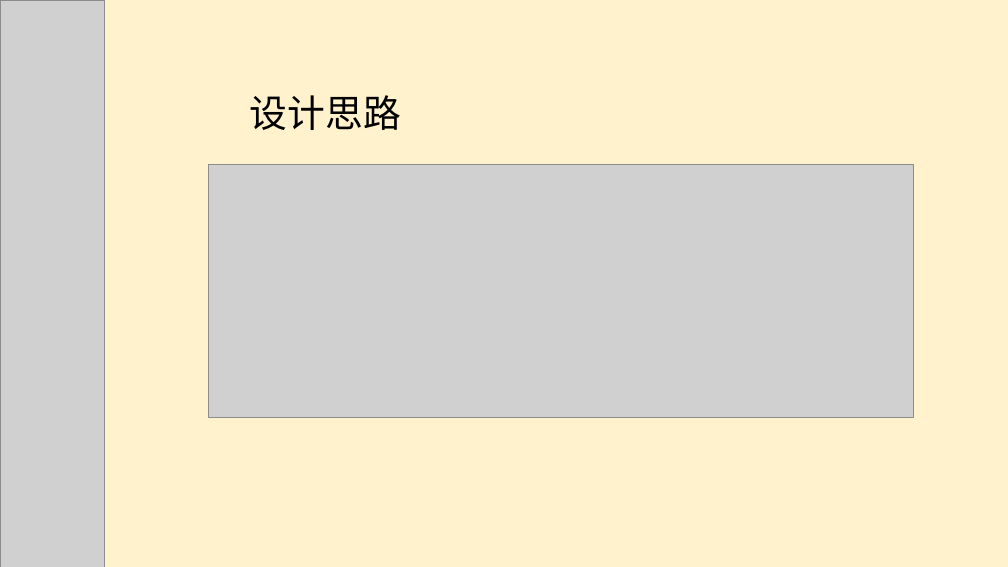
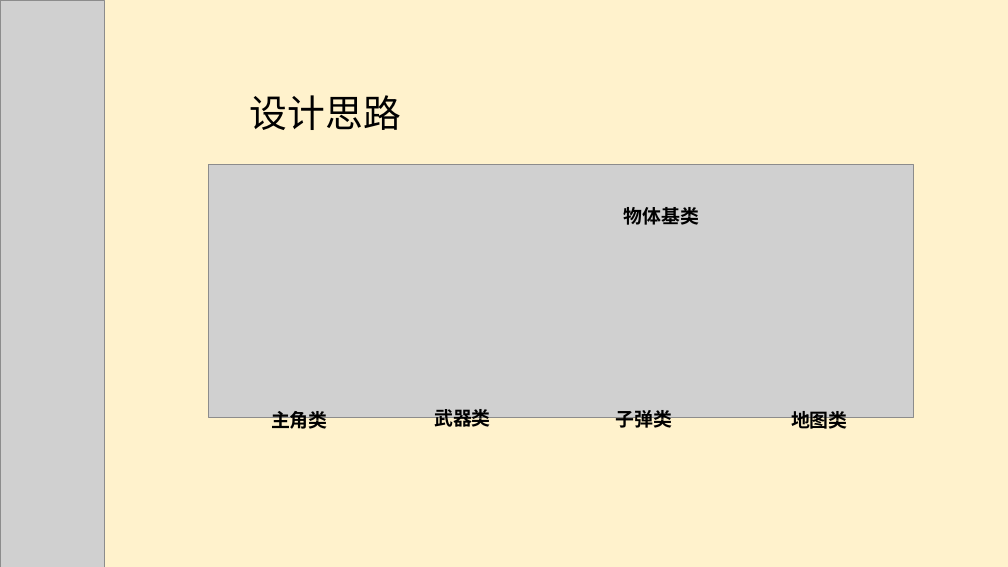
Before and after one commit to CatherineIsNotHere/MyStudyProject, a slide deck: slide 3 of huiZhongLesson/答辩文件/天津软件1班_2D游戏_柴彧_百战天虫/百战天虫.pptx. Drawn at 1008x567 pixels with LibreOffice and Linux fonts; fonts in the diff are those of the drawing; grey boxes stand for pictures. Boxes give left, top, right and bottom in pixels: in the first picture for what was removed or moved away, otherwise in the second. Text is boxed around its words. In the diff, an @@ line names an element or a change of style, - is before the commit and + after.

```diff
--- a/huiZhongLesson/答辩文件/天津软件1班_2D游戏_柴彧_百战天虫/百战天虫.pptx
+++ b/huiZhongLesson/答辩文件/天津软件1班_2D游戏_柴彧_百战天虫/百战天虫.pptx
@@ text added at (624, 207, 700, 225), 18 pt, text #000000, bold @@
+物体基类
@@ text added at (271, 411, 328, 432), 18 pt, text #000000, bold @@
+主角类
@@ text added at (434, 409, 491, 431), 18 pt, text #000000, bold @@
+武器类
@@ text added at (616, 410, 673, 432), 18 pt, text #000000, bold @@
+子弹类
@@ text added at (791, 411, 848, 433), 18 pt, text #000000, bold @@
+地图类
```
Also in this commit, not shown: 4 other slides changed, 53 other files.
